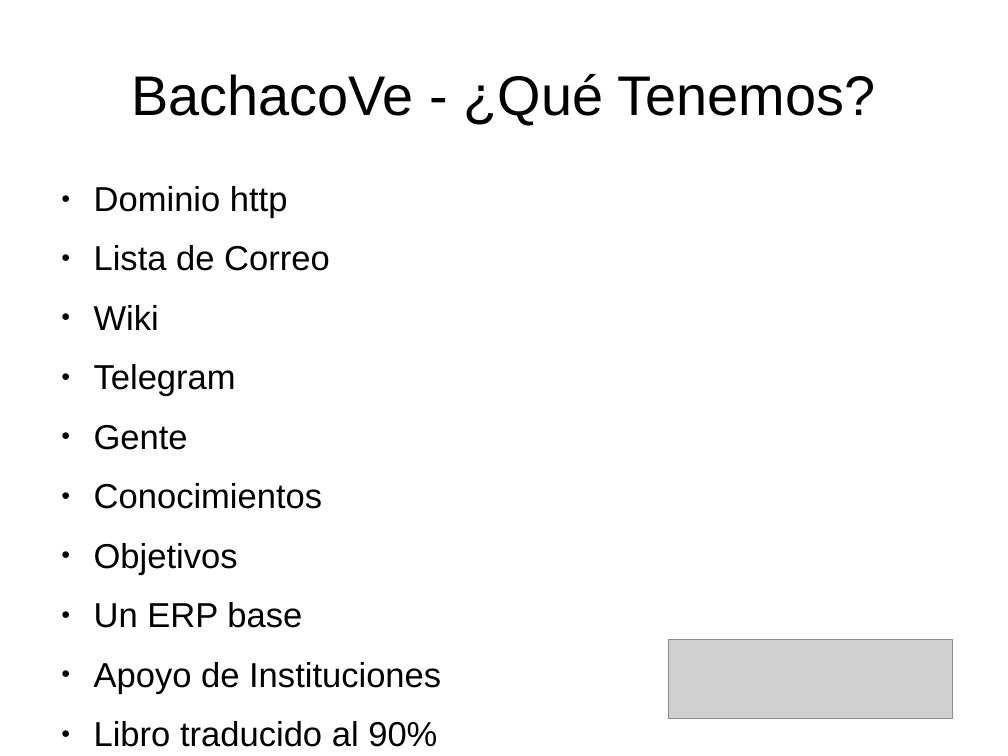
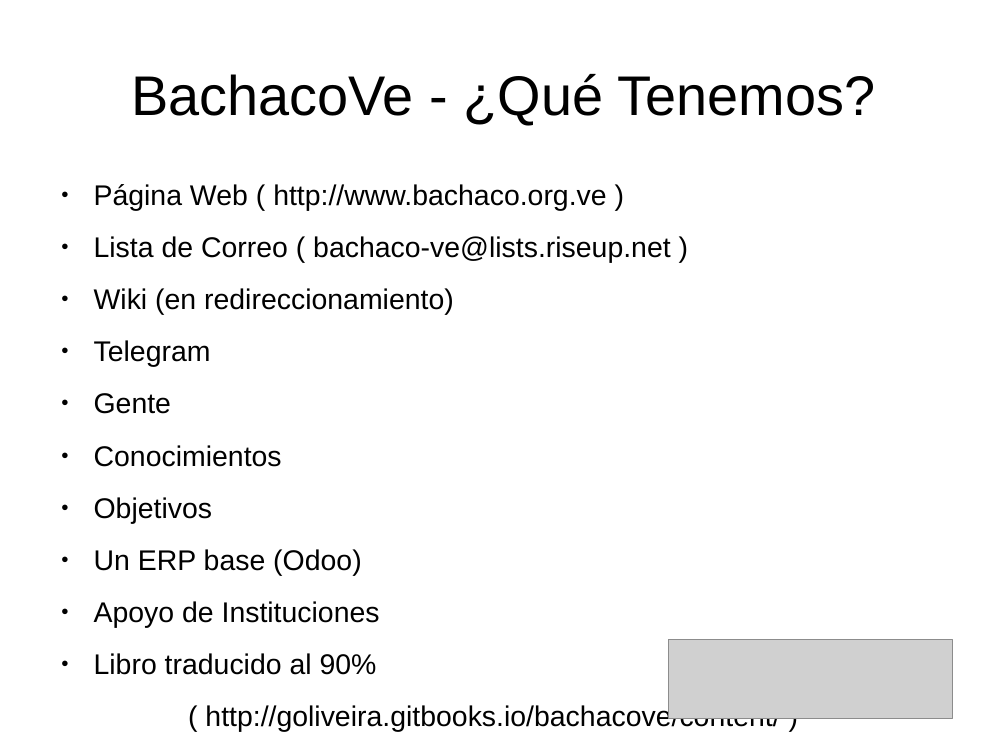
Before and after one commit to BachacoVE/Docs, a slide deck: slide 6 of cayapa-erp/Reunión CCS - 15082015.odp. Drawn at 1008x756 pixels with LibreOffice and Linux fonts; fonts in the diff are those of the drawing; grey boxes stand for pictures. Boxes give left, top, right and bottom in pixels: in the first picture for what was removed or moved away, otherwise in the second. Text is boxed around its words. In the diff, an @@ line names an element or a change of style, - is before the commit and + after.

```diff
--- a/cayapa-erp/Reunión CCS - 15082015.odp
+++ b/cayapa-erp/Reunión CCS - 15082015.odp
@@ text at <box>94,184,671,315</box>: text changed; size 27.2 to 22.4 pt @@
-● Dominio http
-● Lista de Correo
-● Wiki
+● Página Web ( http://www.bachaco.org.ve )
+● Lista de Correo ( bachaco-ve@lists.riseup.net )
+● Wiki (en redireccionamiento)
@@ text at <box>94,340,380,675</box>: size 27.2 to 22.4 pt in "Telegram", "Gente", "Conocimientos", "Objetivos" and 2 more places @@
@@ text at <box>94,549,362,576</box>: text changed; size 27.2 to 22.4 pt @@
-● Un ERP base
+● Un ERP base (Odoo)
@@ text at <box>205,704,780,732</box>: paragraph added @@
+( http://goliveira.gitbooks.io/bachacove/content/ )
```
Also in this commit, not shown: 3 other slides changed, 1 slide added.
